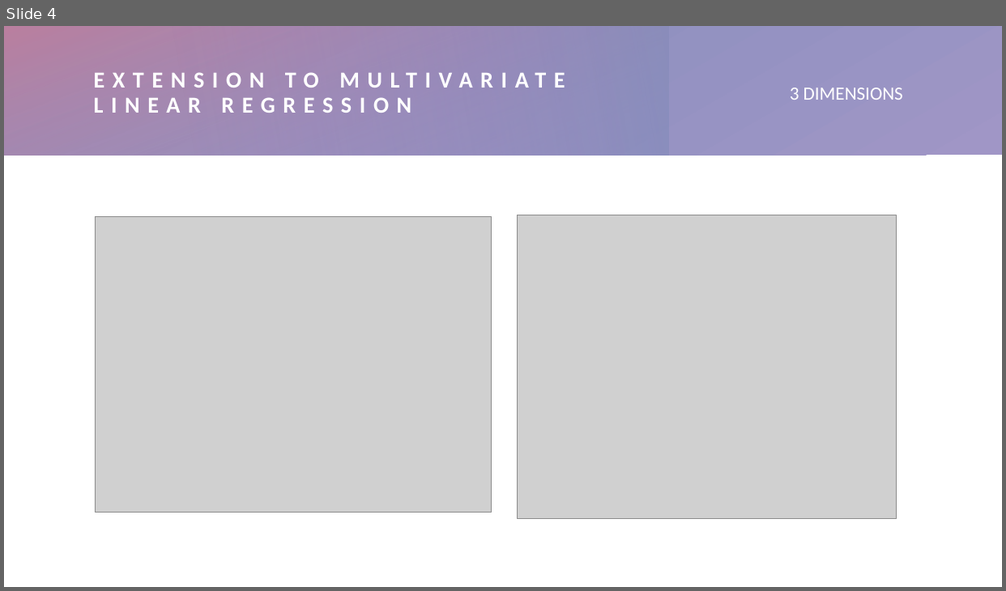
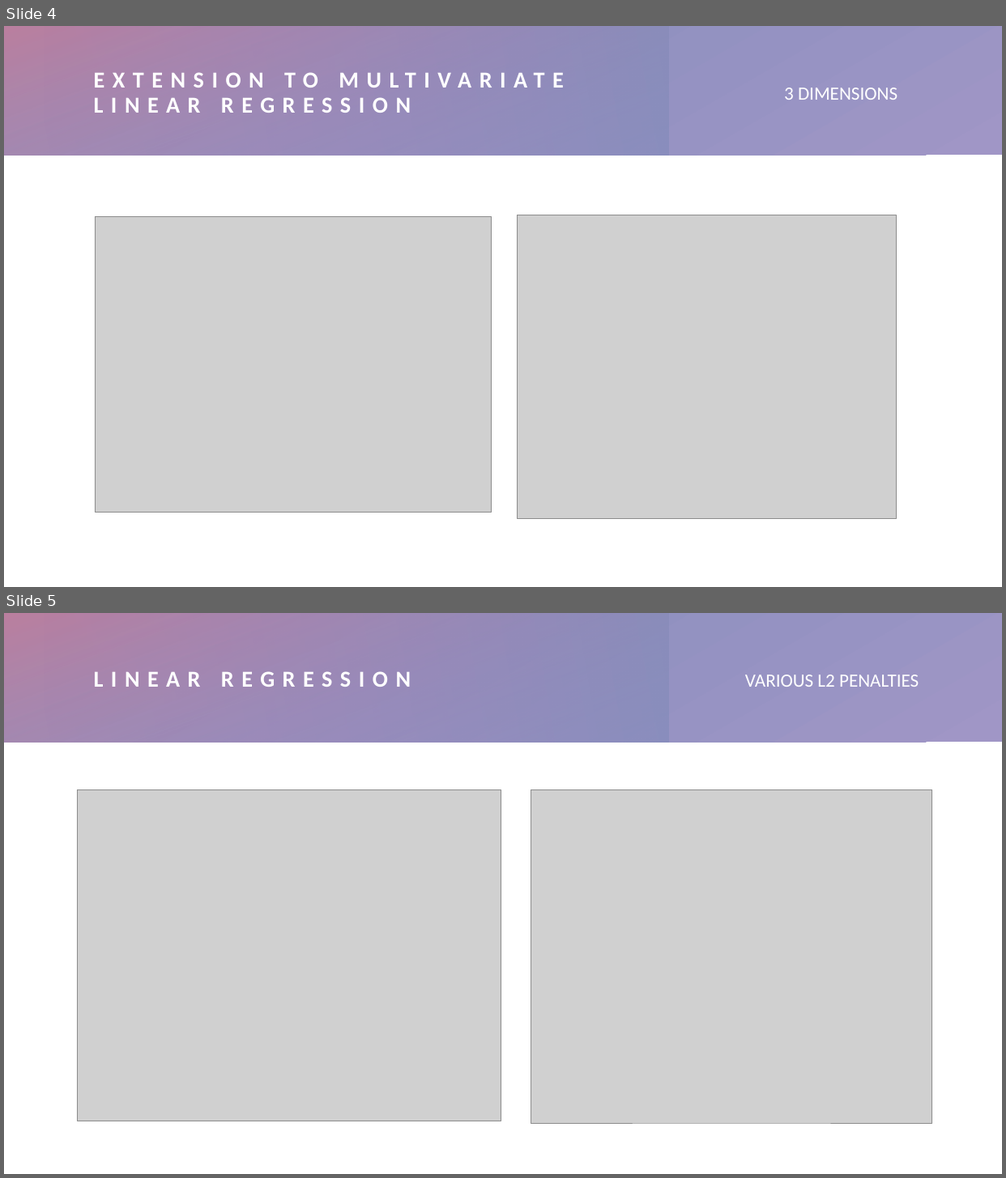
Before and after one commit to irisroatis/phd_year1_code_term2, a slide deck: ppt meetings/February 2023/24.02.pptx. Shown one above the other, each under a label of ours: slide 4 before the commit, slides 4 and 5 after it. The pictures are 1006x591 and 1006x1178 pixels, drawn with LibreOffice and Linux fonts; fonts in the diff are those of the drawing; grey boxes stand for pictures. Boxes give left, top, right and bottom in pixels: in the first picture for what was removed or moved away, otherwise in the second. Text is boxed around its words. In the diff, an @@ line names an element or a change of style, - is before the commit and + after.

```diff
--- a/ppt meetings/February 2023/24.02.pptx
+++ b/ppt meetings/February 2023/24.02.pptx
@@ slide 5 added at [4, 613, 1002, 1174], background #FFFFFF; not listed: 2 template elements that a slide beside it also shows @@
@@ rectangle added at [4, 613, 1002, 1174], fill #FFFFFF @@
@@ rectangle added at [4, 613, 1002, 742], fill gradient #A096C6 to #7F8BBA @@
@@ rectangle added at [4, 613, 669, 742], fill gradient #BA7F9F to #A096C6 @@
@@ rectangle added at [44, 613, 668, 743], fill gradient #A47FBA to #7F8BBA @@
@@ title added at [94, 671, 411, 687], 22 pt, text #FFFFFF, bold @@
+LINEAR REGRESSION
@@ text added at [745, 675, 918, 687], 18 pt, text #FFFFFF @@
+VARIOUS L2 PENALTIES
@@ picture added at [78, 790, 501, 1122] @@
@@ picture added at [531, 790, 932, 1123] @@
@@ rectangle added at [4, 1137, 1002, 1174], fill gradient #A47FBA to #A096C6 @@
@@ rectangle added at [335, 1137, 1002, 1174], fill gradient #D6B2C5 to #BA7F9F @@
@@ slide 4 changed as well @@
@@ rectangle at [4, 26, 669, 155]: fill gradient #A096C6 to #BA7F9F to gradient #BA7F9F to #A096C6 @@
@@ text "3 DIMENSIONS": place and size @@
-text "3 DIMENSIONS" at [790, 88, 903, 100]
+text "3 DIMENSIONS" at [784, 88, 897, 100]
```
Also in this commit, not shown: 3 other slides changed, 1 other slide added, 1 other file.
